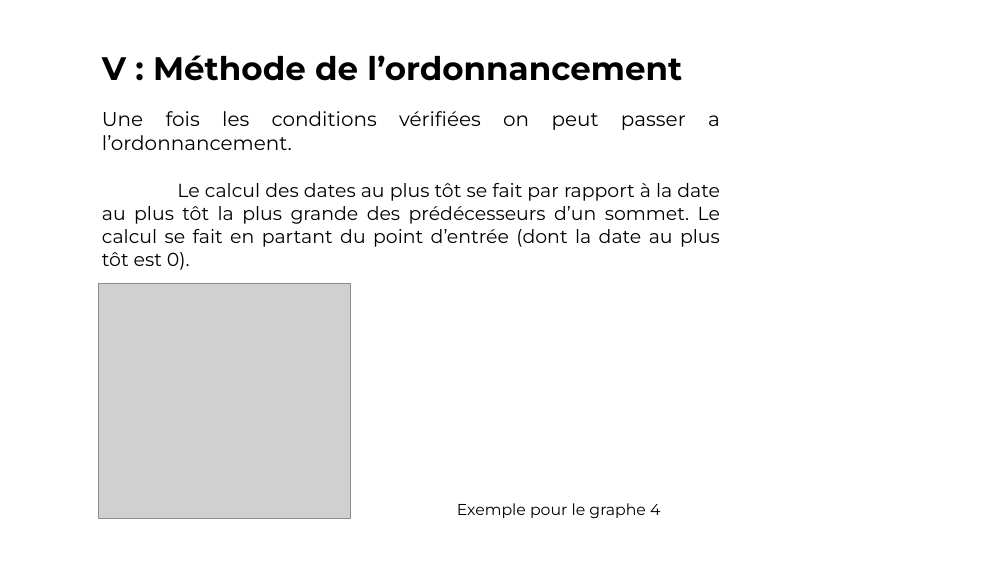
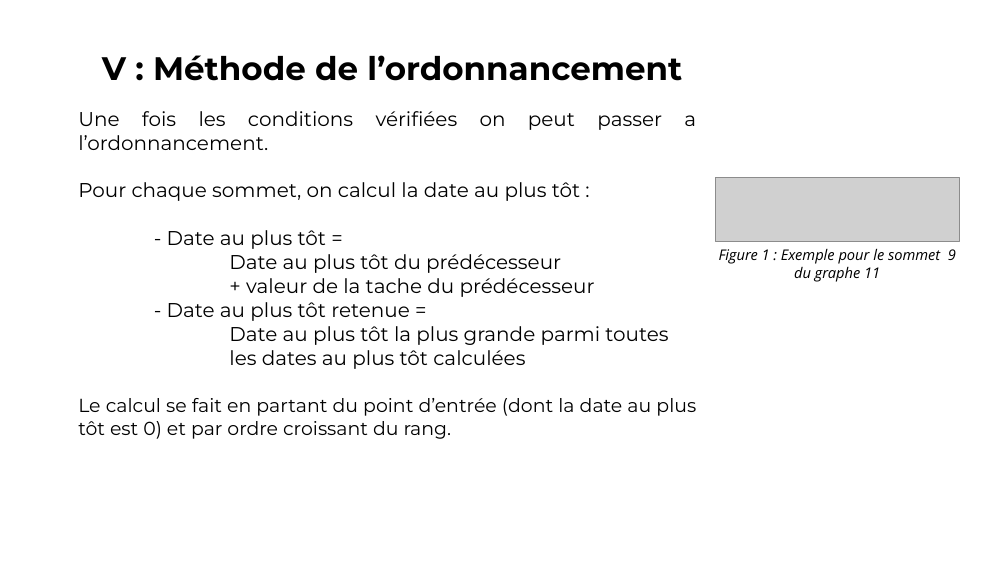
Before and after one commit to vincentdbs/ProjetTheorieDesGraphes, a slide deck: slide 7 of Soutenance.pptx. Drawn at 1008x567 pixels with LibreOffice and Linux fonts; fonts in the diff are those of the drawing; grey boxes stand for pictures. Boxes give left, top, right and bottom in pixels: in the first picture for what was removed or moved away, otherwise in the second. Text is boxed around its words. In the diff, an @@ line names an element or a change of style, - is before the commit and + after.

```diff
--- a/Soutenance.pptx
+++ b/Soutenance.pptx
@@ text "Une fois les conditions vérifiées ...": place and size @@
-text "Une fois les conditions vérifiées ..." at [102, 111, 720, 518]
+text "Une fois les conditions vérifiées ..." at [78, 111, 696, 439]
@@ picture added at [715, 177, 959, 242] @@
@@ text at [78, 182, 696, 439]: text changed; size 36 to 38 pt @@
-Le calcul des dates au plus tôt se fait par rapport à la date au plus tôt la plus grande des prédécesseurs d’un sommet. Le calcul se fait en partant du point d’entrée (dont la date au plus tôt est 0).
-  Exemple pour le graphe 4
+Pour chaque sommet, on calcul la date au plus tôt :
+- Date au plus tôt =
+Date au plus tôt du prédécesseur
++ valeur de la tache du prédécesseur
+- Date au plus tôt retenue =
+Date au plus tôt la plus grande parmi toutes
+les dates au plus tôt calculées
+Le calcul se fait en partant du point d’entrée (dont la date au plus tôt est 0) et par ordre croissant du rang.
@@ text added at [719, 248, 956, 282], 28 pt, text #000000, italic @@
+Figure 1 : Exemple pour le sommet 9
+du graphe 11
@@ picture removed at [98, 283, 350, 519] @@
```
Also in this commit, not shown: 1 other slide changed, 2 slides added, 1 other file.
